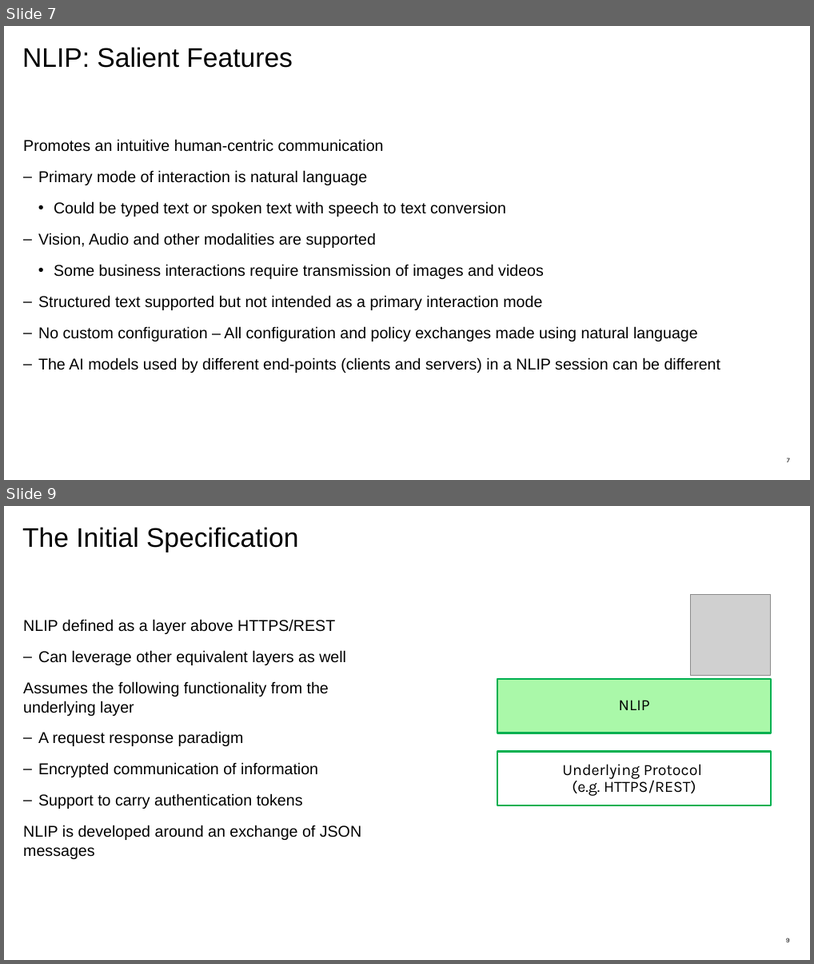
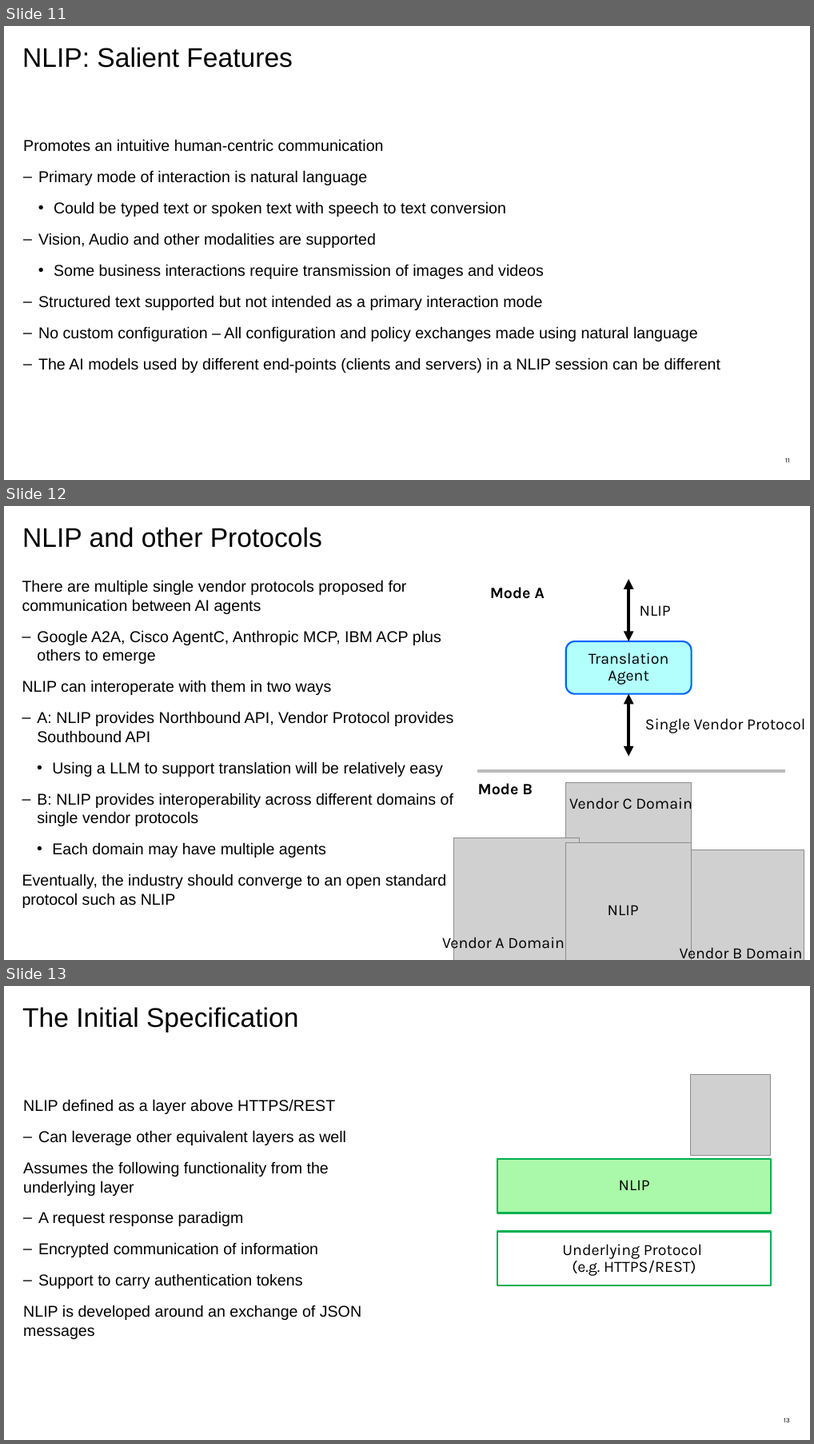
Before and after one commit to nlip-project/documents, a slide deck: NLIP_Briefer.pptx. Shown one above the other, each under a label of ours: slides 7 and 9 before the commit, slides 11, 12 and 13 after it; the slides between them are not shown. The pictures are 814x964 and 814x1444 pixels, drawn with LibreOffice and Linux fonts; fonts in the diff are those of the drawing; grey boxes stand for pictures. Boxes give left, top, right and bottom in pixels: in the first picture for what was removed or moved away, otherwise in the second. Text is boxed around its words. In the diff, an @@ line names an element or a change of style, - is before the commit and + after.

```diff
--- a/NLIP_Briefer.pptx
+++ b/NLIP_Briefer.pptx
@@ slide 12 added at (4,506,810,960), background #FFFFFF @@
@@ title added at (22,527,322,548), 24 pt, text #000000 @@
+NLIP and other Protocols
@@ text added at (22,580,454,908), 14 pt, text #000000 @@
+There are multiple single vendor protocols proposed for communication between AI agents
+  – Google A2A, Cisco AgentC, Anthropic MCP, IBM ACP plus others to emerge
+NLIP can interoperate with them in two ways
+  – A: NLIP provides Northbound API, Vendor Protocol provides Southbound API
+    • Using a LLM to support translation will be relatively easy
+  – B: NLIP provides interoperability across different domains of single vendor protocols
+    • Each domain may have multiple agents
+Eventually, the industry should converge to an open standard protocol such as NLIP
@@ text added at (490,587,545,599), 14 pt, text #000000, bold @@
+Mode A
@@ double arrow added from (629, 579) to (629, 641), #000000 3 pt @@
@@ text added at (640,605,671,616), 14 pt, text #000000 @@
+NLIP
@@ rounded rectangle added at (566,641,692,694), fill #B2FFFD, outline #0062FF 1.5 pt, 14 pt, text #000000 @@
+Translation
+Agent
@@ double arrow added from (629, 694) to (629, 756), #000000 3 pt @@
@@ text added at (646,718,806,733), 14 pt, text #000000 @@
+Single Vendor Protocol
@@ line added from (478, 771) to (786, 771), #BBBBBB 3 pt @@
@@ text added at (478,783,533,795), 14 pt, text #000000, bold @@
+Mode B
@@ picture added at (566,783,692,908) @@
@@ text added at (570,794,693,813), 14 pt, text #000000 @@
+Vendor C Domain
@@ picture added at (454,837,580,960) @@
@@ picture added at (566,843,692,960) @@
@@ picture added at (679,850,805,960) @@
@@ text added at (608,904,639,915), 14 pt, text #000000 @@
+NLIP
@@ text added at (442,933,565,952), 14 pt, text #000000 @@
+Vendor A Domain
@@ text added at (680,944,803,960), 14 pt, text #000000 @@
+Vendor B Domain
@@ what was slide 7 is now slide 11 @@
@@ page number at (786,457,790,462): text changed @@
-7
+11
@@ what was slide 9 is now slide 13 @@
@@ page number at (784,1417,790,1422): text changed @@
-9
+13
```
Also in this commit, not shown: 4 slides changed, 8 other slides added.
